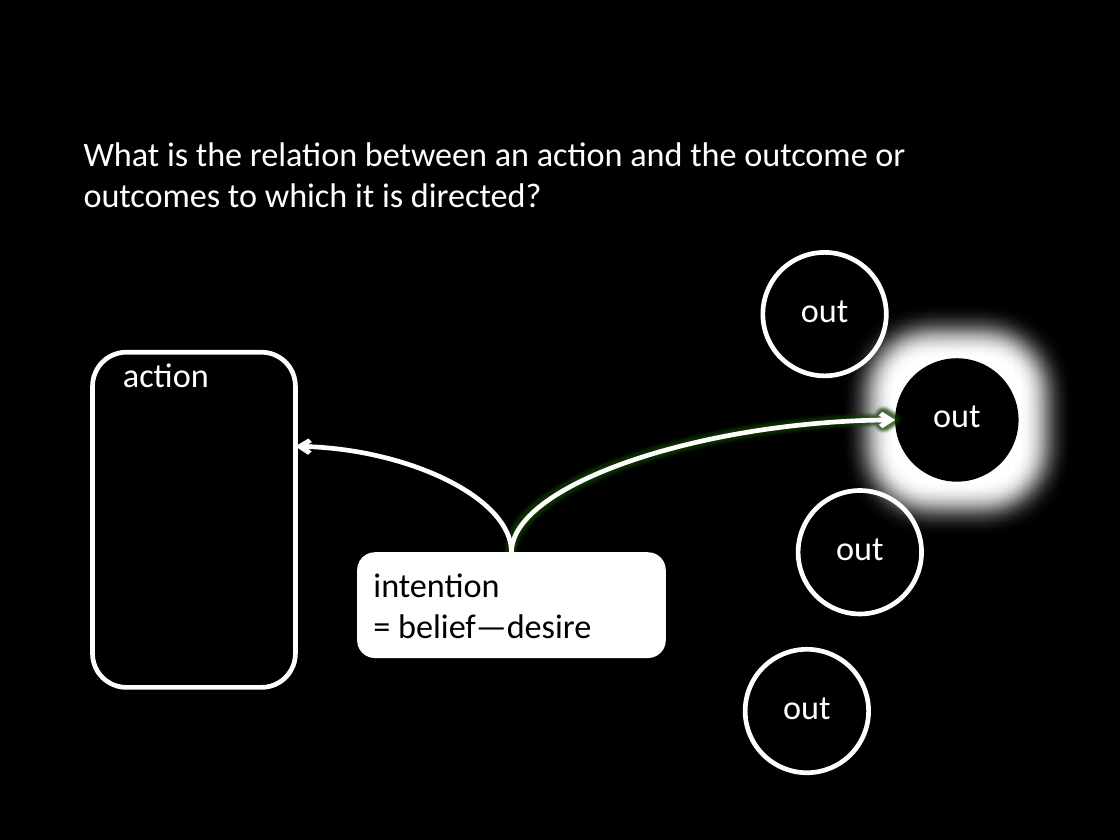
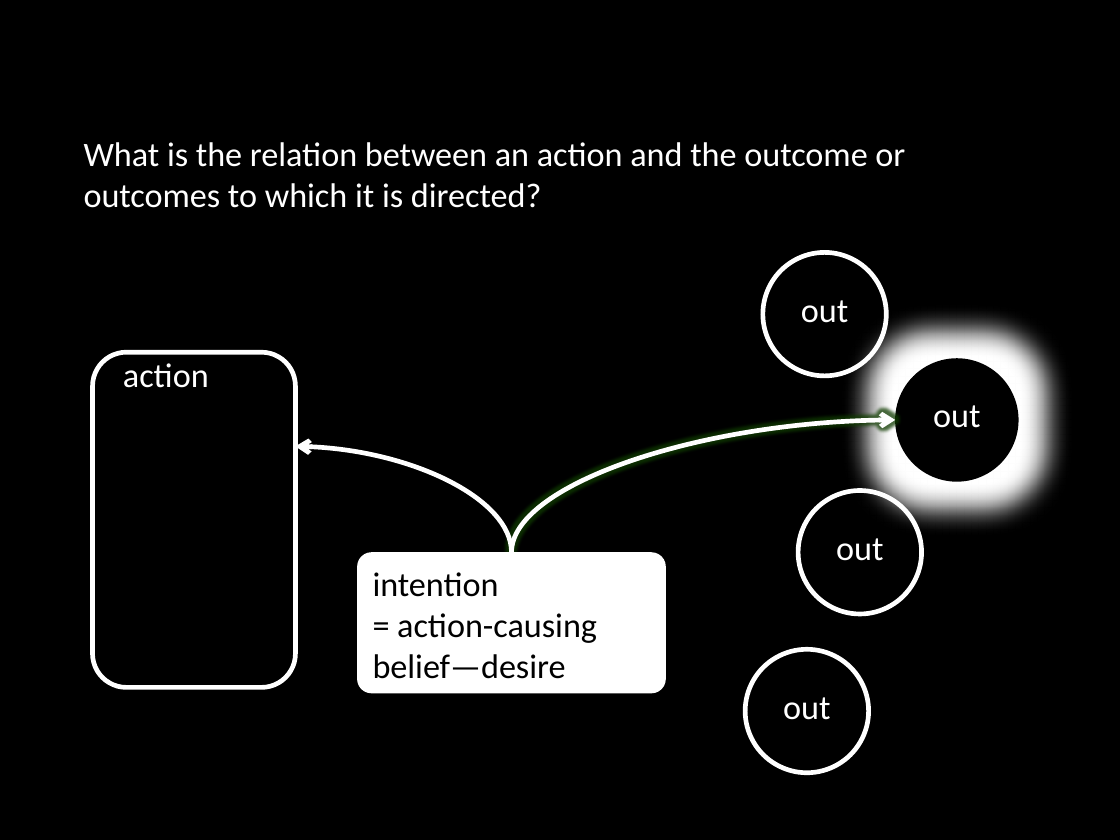
Before and after one commit to butterfill/lecture_mindreading_joint_action_philosophical_tools, a slide deck: slide 10 of lecture05 actions intentions goals/lecture05.ppt.pptx (slide 9 before the commit). Drawn at 1120x840 pixels with LibreOffice and Linux fonts; fonts in the diff are those of the drawing. Boxes give left, top, right and bottom in pixels: in the first picture for what was removed or moved away, otherwise in the second. Text is boxed around its words. In the diff, an @@ line names an element or a change of style, - is before the commit and + after.

```diff
--- a/lecture05 actions intentions goals/lecture05.ppt.pptx
+++ b/lecture05 actions intentions goals/lecture05.ppt.pptx
@@ rounded rectangle "intention": place and size @@
-rounded rectangle "intention" at [357,552,666,657]
+rounded rectangle "intention" at [357,552,666,693]
@@ rounded rectangle "intention" at [357,552,666,693]: proportions changed @@
@@ text in rounded rectangle at [373,613,597,679]: text changed @@
-= belief—desire
+= action-causing belief—desire
```
Also in this commit, not shown: 3 other slides changed, 61 slides added, 2 other files.
